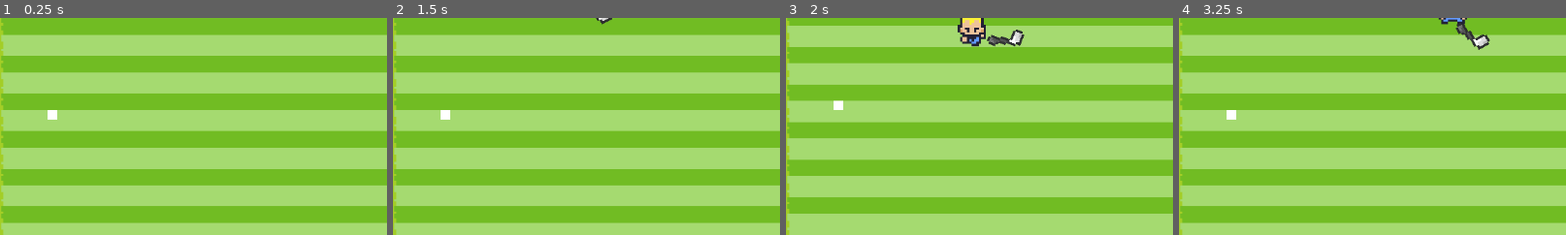
Above: before the commit, frames 1-4 (left to right).
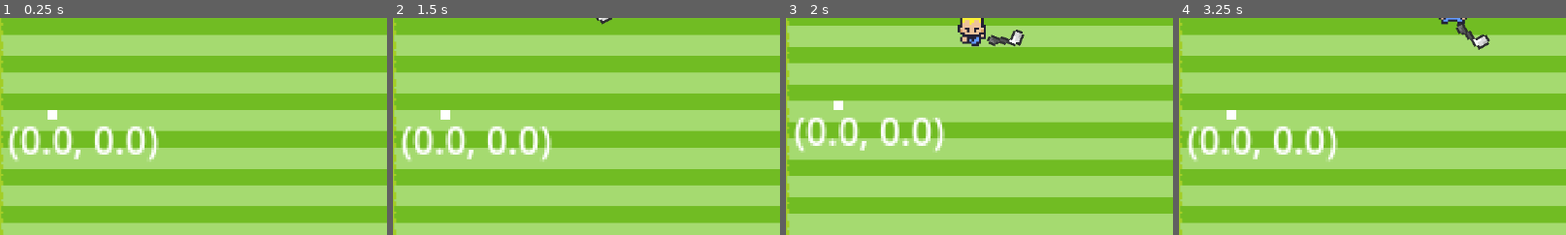
Above: after the commit, the same moments.

Repository: DiegoChiodi/Golf-Godot-HO-MY-GOLF
Game: Godot game, scene res://Scenes/World.tscn
The game is run twice, just before and just after one commit, with the same random seed, the same clock (stepped at 60 frames per second) and the same inputs.
Inputs (mouse positions are % of the whole screen's width and height, from its top left):
- Up to frame 1 (0.25 s): no input
- Up to frame 2 (1.5 s): tap Enter at 0.5 s; move the mouse to (72, 45) at 0.52 s; hold D (move_right) 0.53-1.28 s; click (72, 45) at 0.6 s; move the mouse to (30, 55) at 1.27 s; hold S (move_down) from 1.28 s (still down); click (30, 55) at 1.35 s
- Up to frame 3 (2 s): keep holding S (move_down)
- Up to frame 4 (3.25 s): move the mouse to (60, 28) at 2.02 s; release S (move_down) at 2.03 s; hold D (move_right) 2.03-2.78 s; tap Space (move_space) at 2.1 s; click (60, 28) at 2.3 s; move the mouse to (45, 70) at 2.77 s; hold W (move_up) from 2.78 s (still down); click (45, 70) at 2.85 s
The pictures show only the part of the screen within x 2-52%, y 50-100%; the shares and areas given below are measured in that part.

The runs differ from the first frame. In frame 1, 2.5% of the frame differs, in the area x 2-42%, y 50-67%; in frame 2, 2.5%; in frame 3, 2.5%; in frame 4, 2.5%.

Commit message:
Lissing in Camera on shot

Diff:
--- a/Scripts/BallBody.gd
+++ b/Scripts/BallBody.gd
@@ -15,7 +15,8 @@
 const deadZone = 1.0
 const forceDeadZone = 8.0
 const disMax = 400
-var golfClubForce = 400.0
+const disMaxZ = 250
+const golfClubForce = 400.0
 
 enum State {
 	IDLE,
@@ -28,6 +29,7 @@
 func _ready() -> void:
 	$rec_ball.z_index = z
 func _process(delta: float) -> void:
+	lblDebug.text = str(mouseDis)
 	if colPlayer:
 		if state == State.IDLE:
 			if Input.is_action_just_pressed("left_click"):
@@ -57,7 +59,8 @@
 	var forcaFinal = dis / disMax * golfClubForce
 	speed.x = forcaFinal * dir.x
 	speed.y = forcaFinal * dir.y
-	speedZ = forcaFinal * 0.625
+
+	speedZ = forcaFinal * 0.625 if forcaFinal < disMaxZ else disMaxZ
 	state = State.MOVING
 
 func ballMoviment(delta : float):
--- a/Scripts/World.gd
+++ b/Scripts/World.gd
@@ -2,6 +2,10 @@
 
 @onready var camera: Camera2D = $Camera
 @onready var player: CharacterBody2D = $Player  # Assumindo que o nó do Player se chama "Player"
+@onready var ball: CharacterBody2D = $bod_ball
+var lissing = 10
+
+var posTarget = Vector2.ZERO
 
 var pintGren = false
 func _ready():
@@ -10,10 +14,24 @@
 
 func _process(delta):
 	# Atualiza a posição da câmera para acompanhar o Player (suavizado opcional)
-	camera.position = camera.position.lerp(player.position, delta * 10.0)  # Ajuste o "5.0" para mudar a suavidade
+	posTarget = player.position
+
+	if ball.state == ball.State.MOVING:
+		posTarget = player.position + ball.mouseDis / 3
+		print(posTarget)
+		lissing = 2.0
+	else:
+		lissing = 10
+
+	camera.position = camera.position.lerp(posTarget, delta * lissing)  # Ajuste o "5.0" para mudar a suavidade
+
+
 	#modulate = cor_rgb(255,255,0)
+
 	if Input.is_action_just_pressed("reset"):
 		get_tree().reload_current_scene()
 
+
+
 func cor_rgb(r: int, g: int, b: int, a: int = 255) -> Color:
 	return Color(r/255.0, g/255.0, b/255.0, a/255.0)
